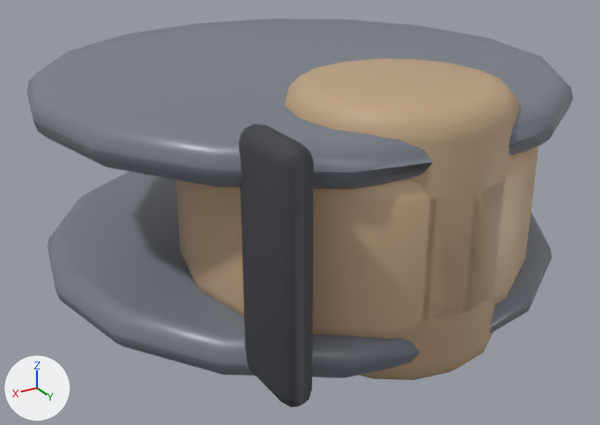
Before and after pictures for a commit that changed the glTF model unity/Assets/Art/EarlyGame/garage-kit/garage-cable-spool.glb.
Camera for both pictures: a camera (50 mm lens) standing at (0.383, 0.88, 0.375) and looking at (0.009, 0.258, 0.063). Every picture has the same lights, and +X, +Y and +Z are marked at lower left. The older version comes first. Where no turn or scale is listed for an object, it has been applied to the vertices. Vertices at exactly the same position are counted once.

Script lines for the objects in view, before the commit:
```python
me_cube_003 = bpy.data.meshes.new('Cube.003')
me_cube_003.from_pydata(...)  # 82 vertices, 160 faces; spans x 0.127..0.153, y -0.07..0.0, z 0.025..0.215
me_cube_003.materials.append(mat_garage_cable_black)  # dark grey #3f3f45
me_cylinder_012 = bpy.data.meshes.new('Cylinder.012')
me_cylinder_012.from_pydata(...)  # 128 vertices, 252 faces; spans x -0.09..0.09, y -0.18..0.0, z 0.0..0.22
me_cylinder_012.materials.append(mat_garage_wood)  # beige #bfa281
me_cylinder_014 = bpy.data.meshes.new('Cylinder.014')
me_cylinder_014.from_pydata(...)  # 116 vertices, 228 faces; spans x -0.24..0.24, y -0.48..0.0, z 0.167..0.203
me_cylinder_014.materials.append(mat_garage_dark_metal)  # grey #767c86
me_cylinder_015 = bpy.data.meshes.new('Cylinder.015')
me_cylinder_015.from_pydata(...)  # 128 vertices, 252 faces; spans x -0.15..0.15, y -0.3..0.0, z 0.04..0.18
me_cylinder_015.materials.append(mat_garage_coil_copper)  # beige #cead8b
ob_cablestrand_001 = bpy.data.objects.new('CableStrand.001', me_cube_003)
ob_cablestrand_001.location = (0.0, 0.48, 0.0)
ob_coil_001 = bpy.data.objects.new('Coil.001', me_cylinder_015)
ob_coil_001.location = (0.0, 0.48, 0.0)
ob_flanger_001 = bpy.data.objects.new('FlangeR.001', me_cylinder_014)
ob_flanger_001.location = (0.0, 0.48, 0.0)
ob_hub_001 = bpy.data.objects.new('Hub.001', me_cylinder_012)
ob_hub_001.location = (0.0, 0.48, 0.0)
# also in view: 'FlangeL.001' at (0.0, 0.24, 0.035)
```
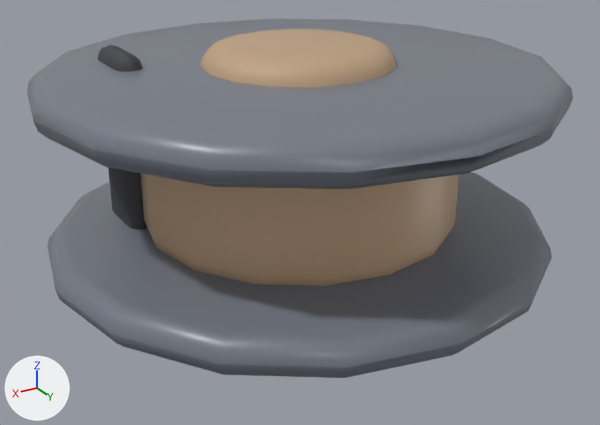
Where the newer file only moved an object's origin or applied its transform, the numbers keep the older frame.

Boxes (x1, y1, x2, y2) around the edits, measured in the pictures (600 x 425 px):
```json
{"object": "Coil.001", "change": "moved", "before": [176, 147, 538, 339], "after": [141, 173, 459, 286]}
{"object": "Hub.001", "change": "moved", "before": [284, 59, 520, 380], "after": [200, 29, 396, 87]}
{"object": "CableStrand.001", "change": "moved", "before": [239, 124, 314, 407], "after": [98, 45, 147, 230]}
```

Edits to the scene script, one JSON object a line:
```json
{"block": "me_cube_003", "where": "# used by ob_cablestrand_001; location = (0.0, 0.48, 0.0)"}
{"op": "remove", "block": "me_cube_003", "code": "me_cube_003.from_pydata(...)  # 82 vertices, 160 faces; spans x 0.127..0.153, y -0.07..0.0, z 0.025..0.215"}
{"op": "add", "block": "me_cube_003", "code": "me_cube_003.from_pydata(...)  # 82 vertices, 160 faces; spans x 0.127..0.153, y -0.355..-0.285, z 0.025..0.215"}
{"block": "me_cube_003", "change": "me_cube_003 part 1: the whole mesh is moved by (0.0, -0.285, 0.0)"}
{"block": "me_cylinder_015", "where": "# used by ob_coil_001; location = (0.0, 0.48, 0.0)"}
{"op": "remove", "block": "me_cylinder_015", "code": "me_cylinder_015.from_pydata(...)  # 128 vertices, 252 faces; spans x -0.15..0.15, y -0.3..0.0, z 0.04..0.18"}
{"op": "add", "block": "me_cylinder_015", "code": "me_cylinder_015.from_pydata(...)  # 128 vertices, 252 faces; spans x -0.15..0.15, y -0.15..0.15, z 0.04..0.18"}
{"block": "me_cylinder_015", "change": "me_cylinder_015 part 2: the whole mesh is moved by (0.0, 0.15, 0.0)"}
{"block": "me_cylinder_012", "where": "# used by ob_hub_001; location = (0.0, 0.48, 0.0)"}
{"op": "remove", "block": "me_cylinder_012", "code": "me_cylinder_012.from_pydata(...)  # 128 vertices, 252 faces; spans x -0.09..0.09, y -0.18..0.0, z 0.0..0.22"}
{"op": "add", "block": "me_cylinder_012", "code": "me_cylinder_012.from_pydata(...)  # 128 vertices, 252 faces; spans x -0.09..0.09, y -0.09..0.09, z 0.0..0.22"}
{"block": "me_cylinder_012", "change": "me_cylinder_012 part 3: the whole mesh is moved by (0.0, 0.09, 0.0)"}
{"op": "set", "path": "ob_coil_001.location", "old": "(0.0, 0.48, 0.0)", "new": "(0.0, 0.24, 0.0)"}
{"op": "set", "path": "ob_hub_001.location", "old": "(0.0, 0.48, 0.0)", "new": "(0.0, 0.24, 0.0)"}
```
